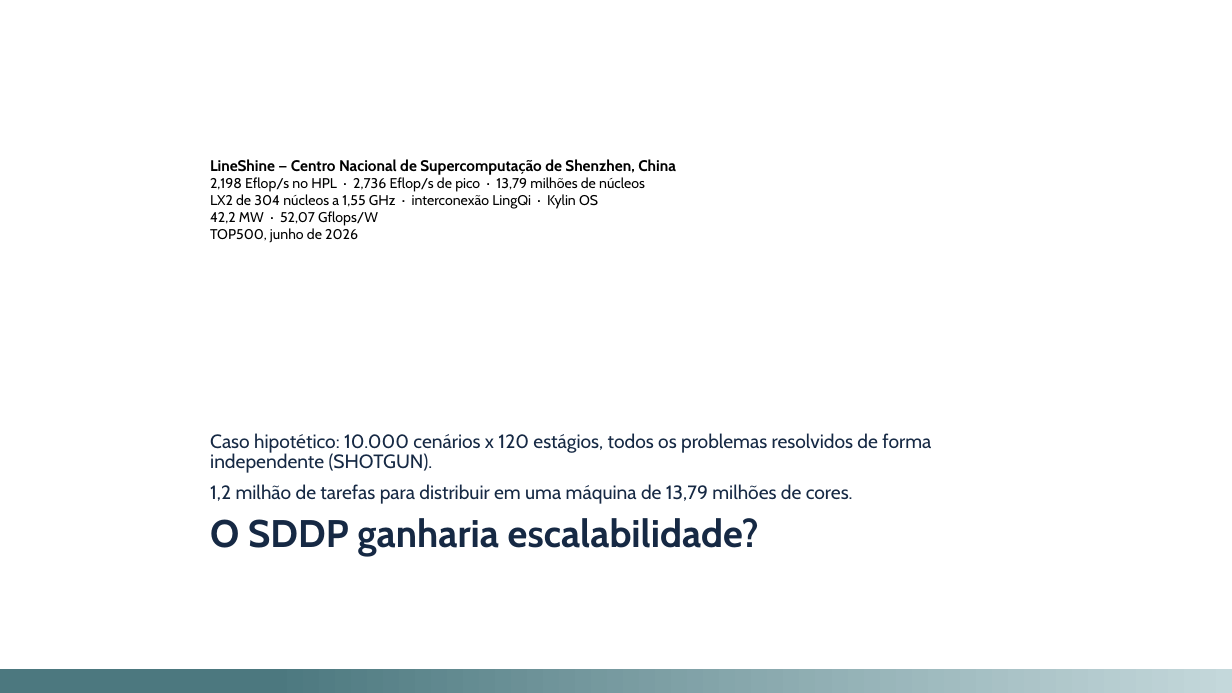
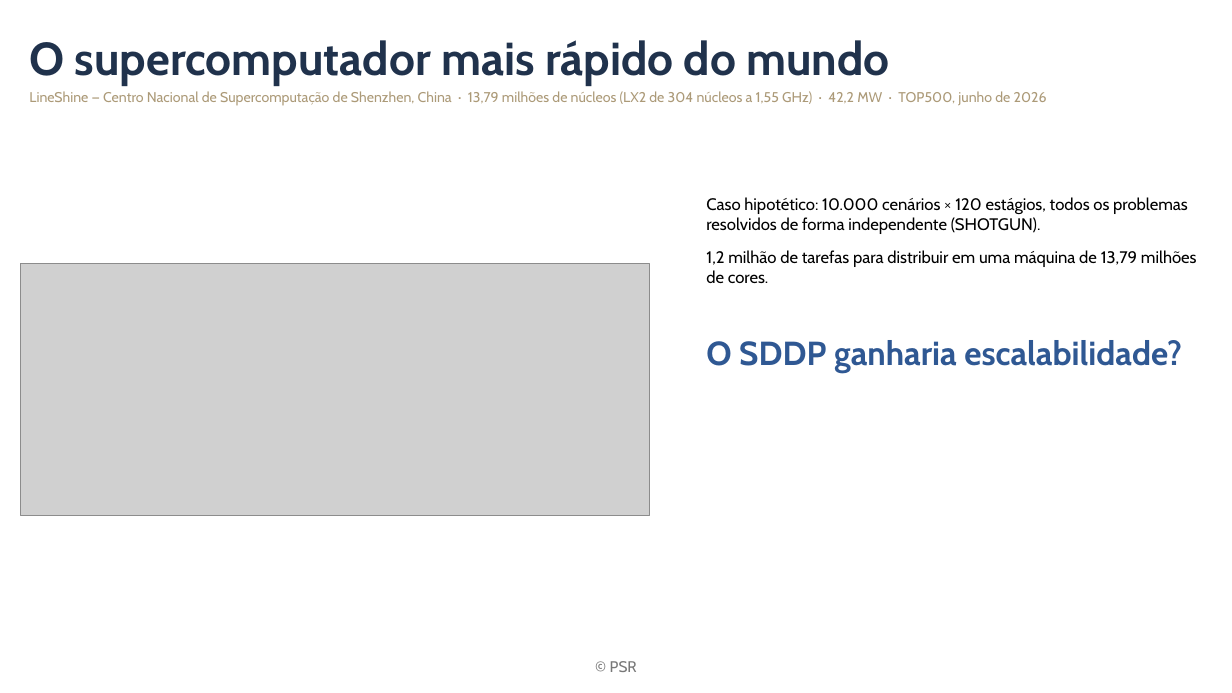
Before and after one commit to mbrcruz/SDDP-MPIO-Latex, a slide deck: slide 2 of Apresentacao/Apresentacao_esqueleto.pptx. Drawn at 1232x693 pixels with LibreOffice and Linux fonts; fonts in the diff are those of the drawing; grey boxes stand for pictures; background and template pictures are left out. Boxes give left, top, right and bottom in pixels: in the first picture for what was removed or moved away, otherwise in the second. Text is boxed around its words. In the diff, an @@ line names an element or a change of style, - is before the commit and + after.

Commit message:
Presentation v1

```diff
--- a/Apresentacao/Apresentacao_esqueleto.pptx
+++ b/Apresentacao/Apresentacao_esqueleto.pptx
@@ title added at bbox=[29, 40, 890, 86], 36 pt, text #20324C, bold @@
+O supercomputador mais rápido do mundo
@@ text at bbox=[29, 91, 1047, 105]: text changed; text colour #000000 to #AC9A78 @@
-LineShine — Centro Nacional de Supercomputação de Shenzhen, China
-2,198 Eflop/s no HPL · 2,736 Eflop/s de pico · 13,79 milhões de núcleos
-LX2 de 304 núcleos a 1,55 GHz · interconexão LingQi · Kylin OS
-42,2 MW · 52,07 Gflops/W
-TOP500, junho de 2026
+LineShine — Centro Nacional de Supercomputação de Shenzhen, China · 13,79 milhões de núcleos (LX2 de 304 núcleos a 1,55 GHz) · 42,2 MW · TOP500, junho de 2026
@@ text "Caso hipotético: 10.000 cenários × ...": place and size @@
-text "Caso hipotético: 10.000 cenários × ..." at bbox=[210, 433, 931, 556]
+text "Caso hipotético: 10.000 cenários × ..." at bbox=[706, 197, 1197, 374]
@@ text "Caso hipotético: 10.000 cenários × ..." at bbox=[706, 197, 1197, 374]: vertical alignment middle to top @@
@@ text at bbox=[706, 197, 1188, 234]: text changed; size 15 to 13 pt; text colour #162944 to #000000 @@
-Caso hipotético: 10.000 cenários x 120 estágios, todos os problemas resolvidos de forma independente (SHOTGUN).
+Caso hipotético: 10.000 cenários × 120 estágios, todos os problemas resolvidos de forma independente (SHOTGUN).
@@ picture added at bbox=[20, 263, 650, 516] @@
@@ text at bbox=[706, 250, 1197, 374]: size 15 to 13 pt, text colour #162944 to #000000 in "1,2 milhão de tarefas para distribuir em ..."; size 30 to 26 pt, text colour #162944 to #2F5893 in "O SDDP ganharia escalabilidade?"; line spacing 0.9 to 1; more space between paragraphs @@
@@ rectangle removed at bbox=[0, 669, 1232, 693] @@
@@ text added at bbox=[610, 661, 637, 672], 12 pt, text #797979 @@
+© PSR
```
Also in this commit, not shown: 2 other slides changed, 3 slides removed, 6 other files.
